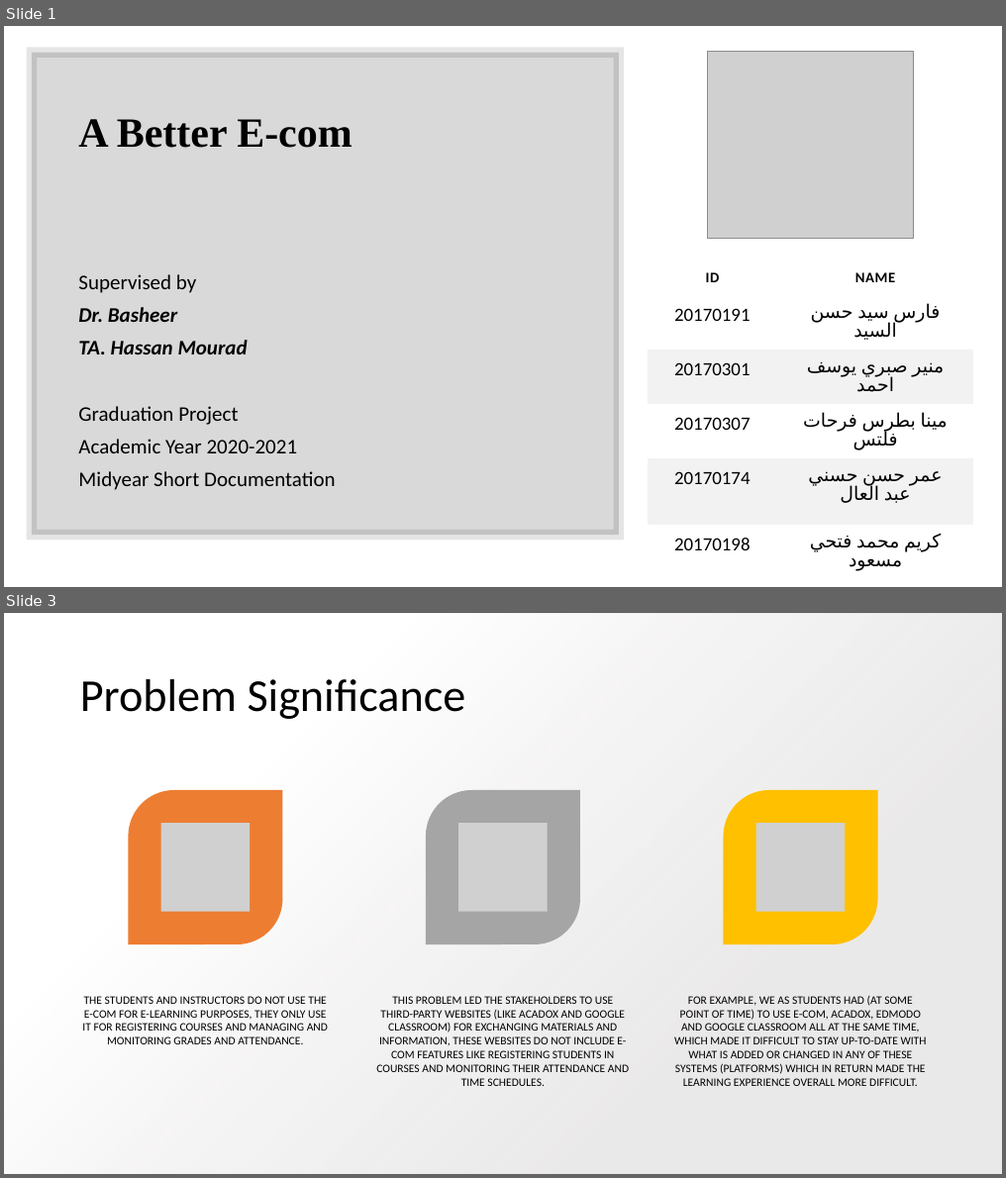
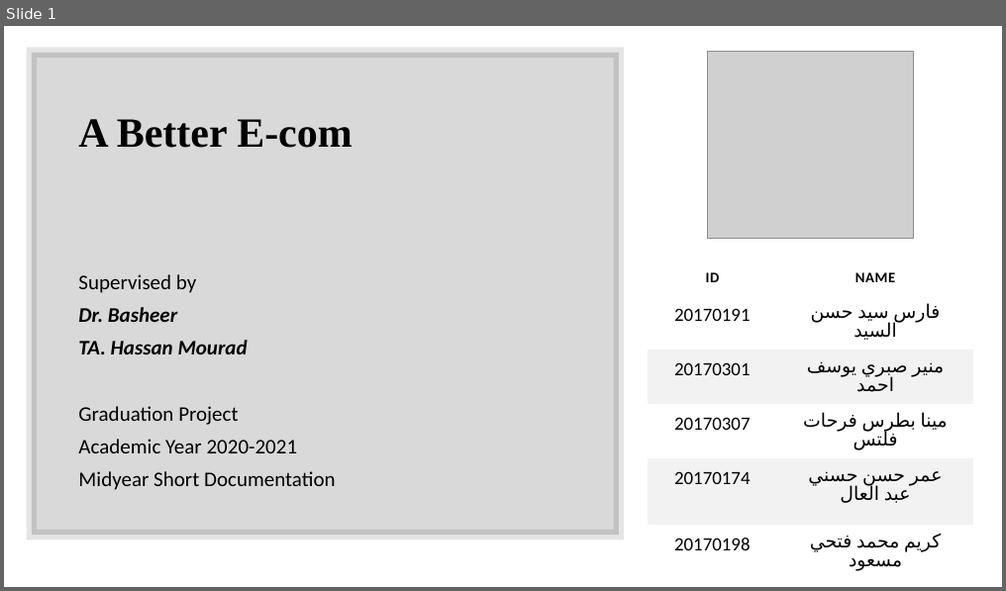
Before and after one commit to mounirsabry/Better_Ecom_GP, a slide deck: Discussions/Midyear_Discussion/presentation.pptx. Shown one above the other, each under a label of ours: slides 1 and 3 before the commit, slide 1 after it; the slides between them are not shown. The pictures are 1006x1178 and 1006x591 pixels, drawn with LibreOffice and Linux fonts; fonts in the diff are those of the drawing; grey boxes stand for pictures; background and template pictures are left out. Boxes give left, top, right and bottom in pixels: in the first picture for what was removed or moved away, otherwise in the second. Text is boxed around its words. In the diff, an @@ line names an element or a change of style, - is before the commit and + after.

```diff
--- a/Discussions/Midyear_Discussion/presentation.pptx
+++ b/Discussions/Midyear_Discussion/presentation.pptx
@@ slide 3 removed at [4, 613, 1002, 1174], background picture (left out) @@
@@ rectangle removed at [4, 613, 1002, 1174] @@
@@ title removed at [80, 679, 466, 719] @@
-Problem Significance
@@ group removed at [82, 790, 927, 1086]: 3 round diag rects, 3 pictures, 3 texts @@
-THE STUDENTS AND INSTRUCTORS DO NOT USE THE E-COM FOR E-LEARNING PURPOSES, THEY ONLY USE IT FOR REGISTERING COURSES AND MANAGING AND MONITORING GRADES AND ATTENDANCE.
-THIS PROBLEM LED THE STAKEHOLDERS TO USE THIRD-PARTY WEBSITES (LIKE ACADOX AND GOOGLE CLASSROOM) FOR EXCHANGING MATERIALS AND INFORMATION, THESE WEBSITES DO NOT INCLUDE E-COM FEATURES LIKE REGISTERING STUDENTS IN COURSES AND MONITORING THEIR ATTENDANCE AND TIME SCHEDULES.
-FOR EXAMPLE, WE AS STUDENTS HAD (AT SOME POINT OF TIME) TO USE E-COM, ACADOX, EDMODO AND GOOGLE CLASSROOM ALL AT THE SAME TIME, WHICH MADE IT DIFFICULT TO STAY UP-TO-DATE WITH WHAT IS ADDED OR CHANGED IN ANY OF THESE SYSTEMS (PLATFORMS) WHICH IN RETURN MADE THE LEARNING EXPERIENCE OVERALL MORE DIFFICULT.
```
Also in this commit, not shown: 1 slide changed, 2 slides added, 1 other slide removed.
